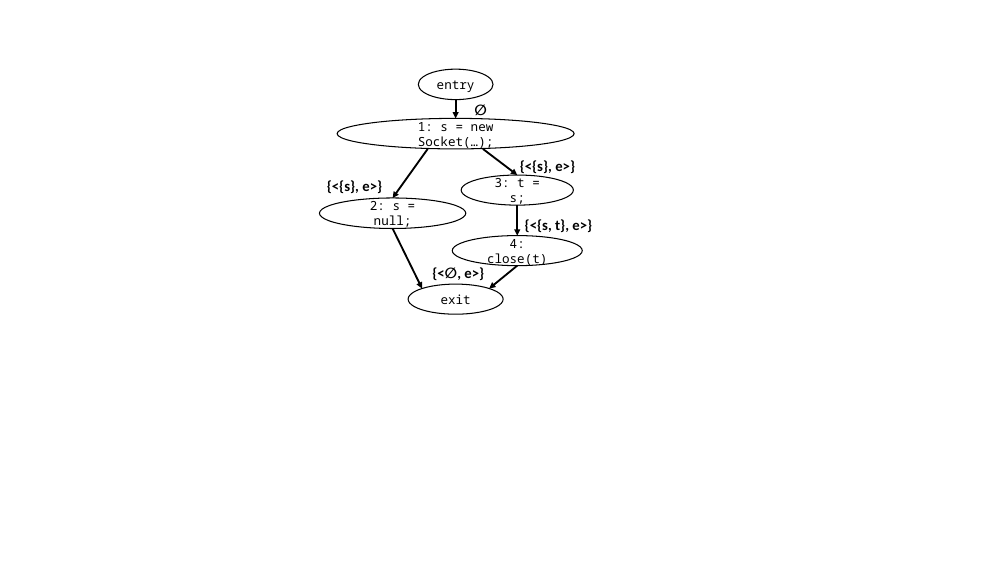
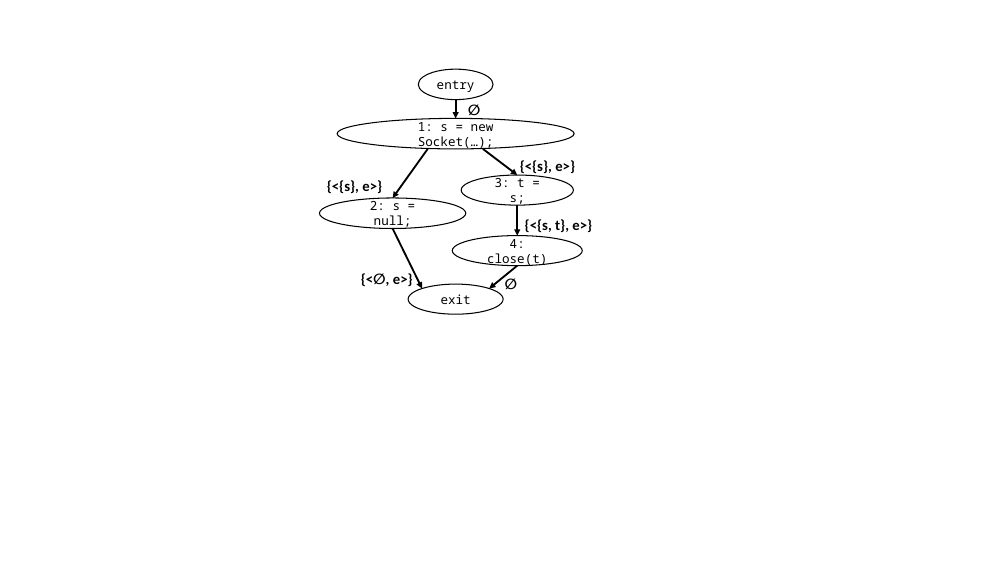
Before and after one commit to skehrli/rlc-for-collections-paper, a slide deck: slide 1 of figs.pptx. Drawn at 1008x567 pixels with LibreOffice and Linux fonts; fonts in the diff are those of the drawing. Boxes give left, top, right and bottom in pixels: in the first picture for what was removed or moved away, otherwise in the second. Text is boxed around its words. In the diff, an @@ line names an element or a change of style, - is before the commit and + after.

```diff
--- a/figs.pptx
+++ b/figs.pptx
@@ text "∅": place and size @@
-text "∅" at (467,97,501,123)
+text "∅" at (461,97,495,123)
@@ text "{<∅, e>}": place and size @@
-text "{<∅, e>}" at (464,267,484,280)
+text "{<∅, e>}" at (393,271,413,286)
@@ text added at (498,271,532,297), 14 pt, text #000000, bold @@
+∅
```
Also in this commit, not shown: 2 other files.
